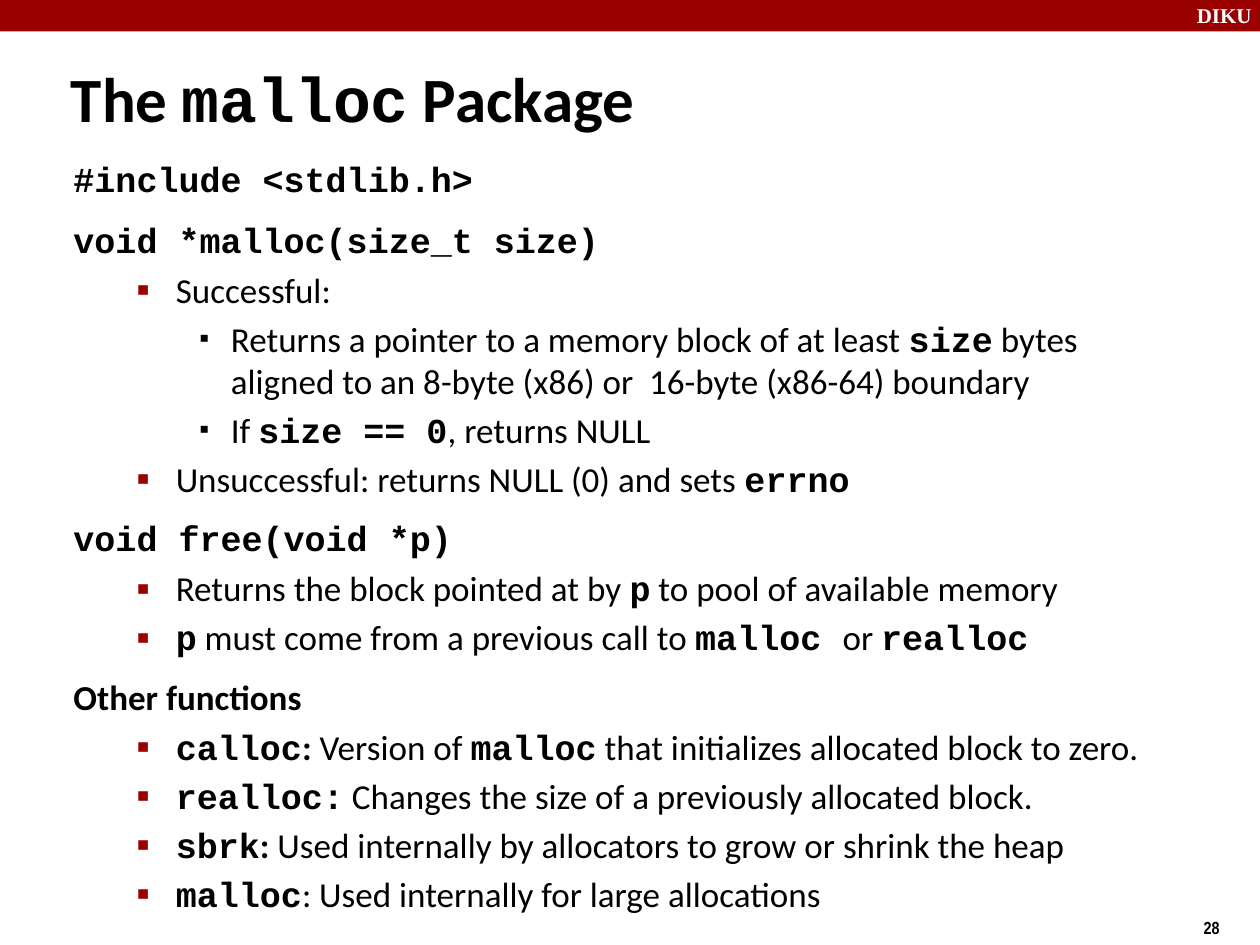
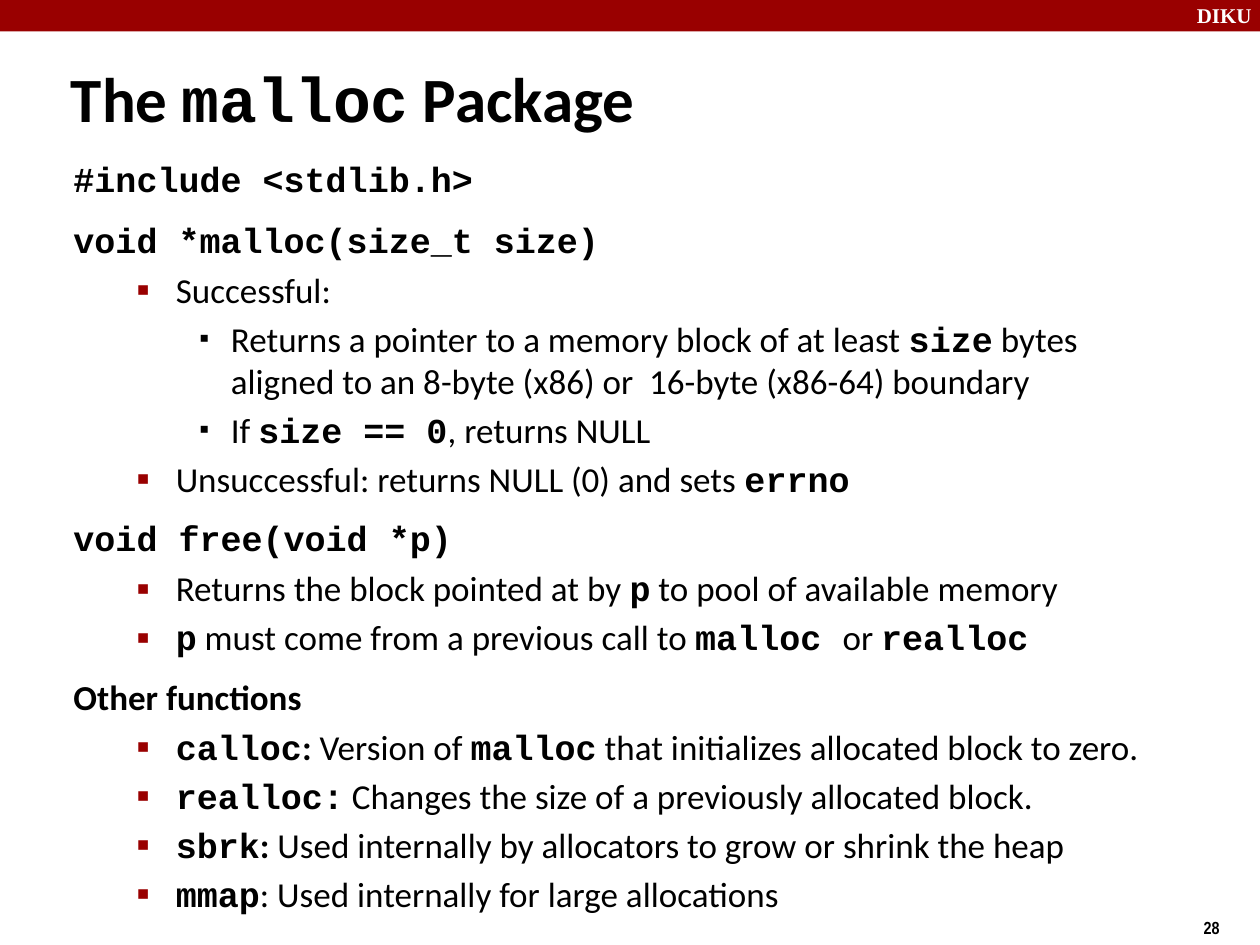
Before and after one commit to diku-compSys/compSys-e2020-pub, a slide deck: slide 28 of material/201102_virtual_memory_ii/virtual_memory_ii.odp. Drawn at 1260x945 pixels with LibreOffice and Linux fonts; fonts in the diff are those of the drawing. Boxes give left, top, right and bottom in pixels: in the first picture for what was removed or moved away, otherwise in the second. Text is boxed around its words. In the diff, an @@ line names an element or a change of style, - is before the commit and + after.

Commit message:
Fix typo.

```diff
--- a/material/201102_virtual_memory_ii/virtual_memory_ii.odp
+++ b/material/201102_virtual_memory_ii/virtual_memory_ii.odp
@@ text at (176,882,778,915): text changed @@
-  ▪ malloc: Used internally for large allocations
+  ▪ mmap: Used internally for large allocations
```
